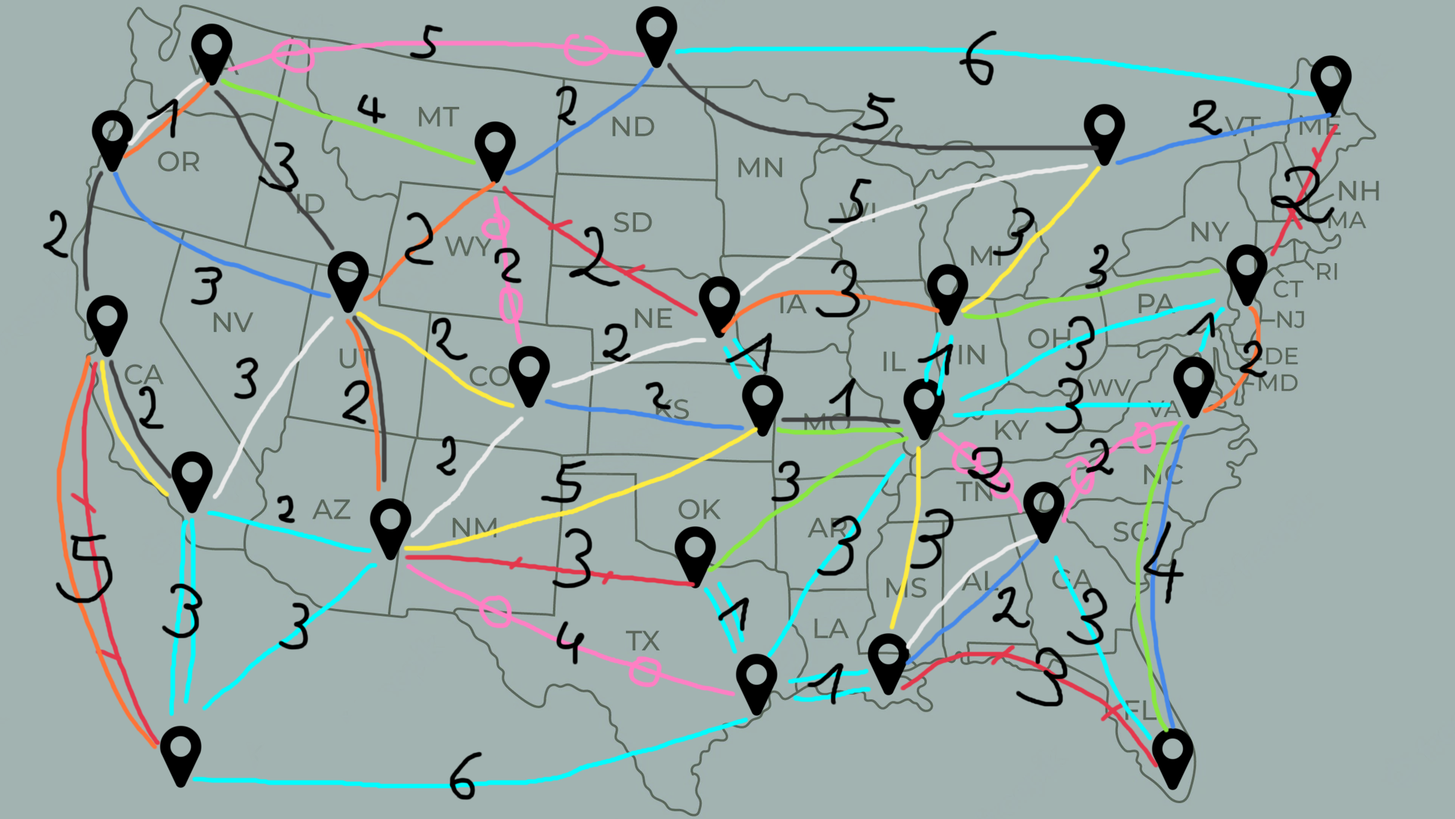
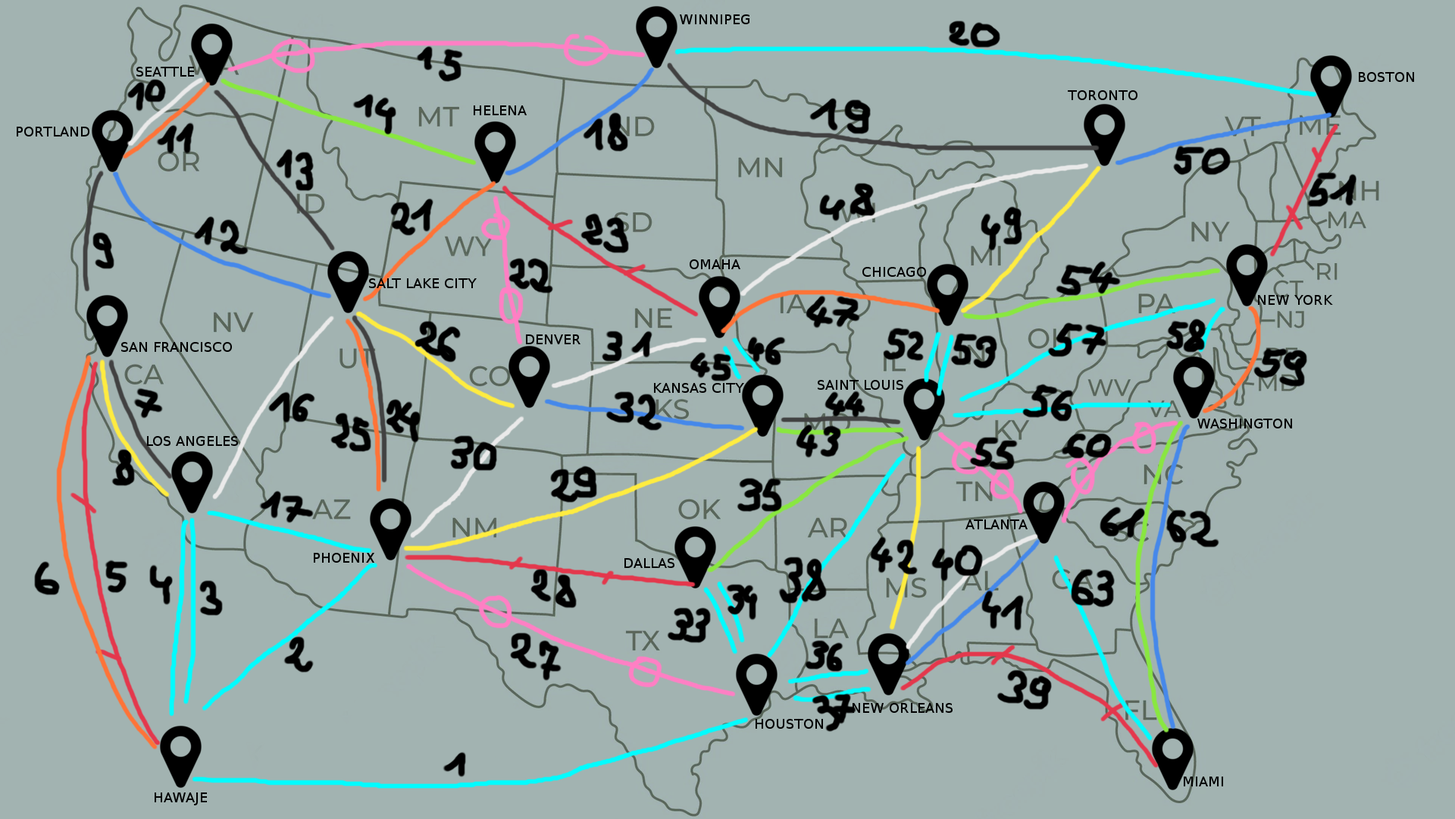
Before/after of a w=1455, h=819 layered artwork. What changed in the layer stack:
added layer "ID TRASY" above "NAZWY MIAST" over [34, 20, 1357, 778]
added layer "NAZWY MIAST" above "KOSZTY" over [16, 14, 1415, 805]
hid "KOSZTY" over [42, 24, 1336, 800]
